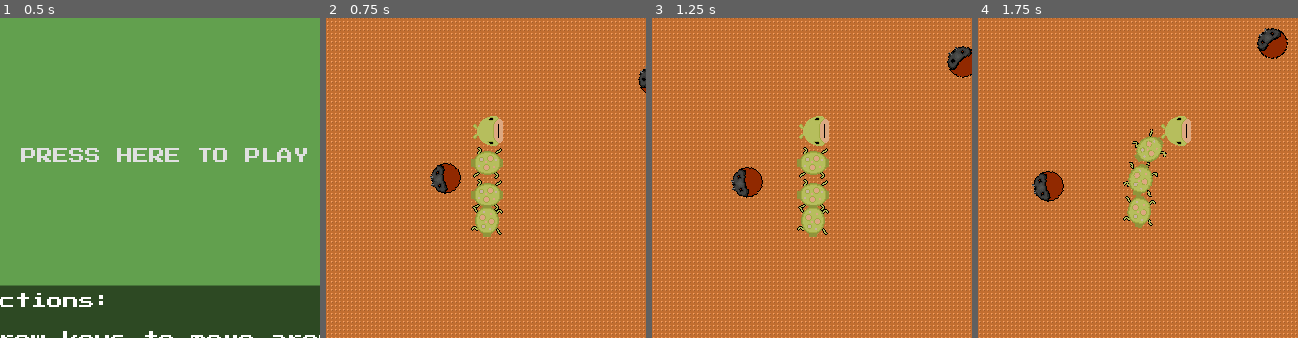
Above: before the commit, frames 1-4 (left to right).
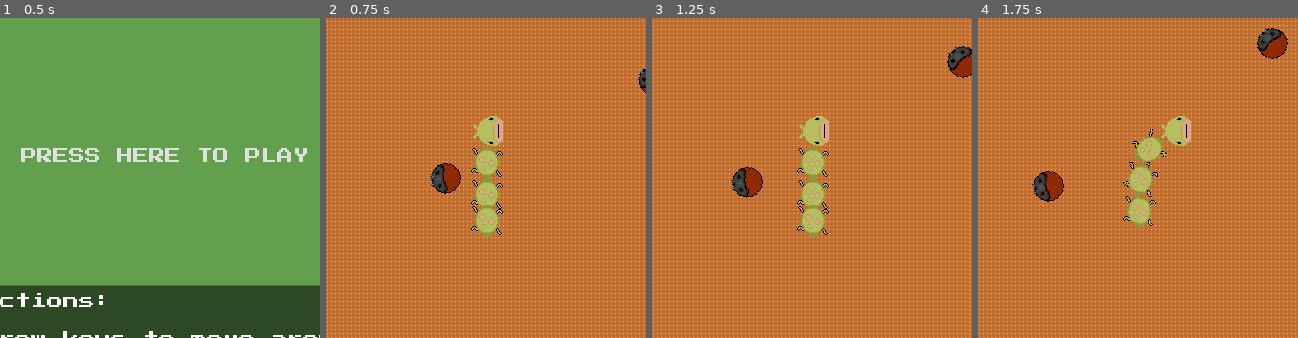
Above: after the commit, the same moments.

Repository: thatnick/grow-grow
Game: Godot game, scene res://scenes/Start.tscn
Two runs of this game, one before a commit and one after it. Both use one fixed random seed, a clock stepped at 60 frames per second and the inputs below.
Inputs:
- Up to frame 1 (0.5 s): no input
- Up to frame 2 (0.75 s): click "PRESS HERE TO PLAY" at 0.5 s
- Up to frame 3 (1.25 s): no input
- Up to frame 4 (1.75 s): hold Right (ui_right) from 1.28 s (still down)
The pictures show only the part of the screen within x 25-75%, y 32-82%; the shares and areas given below are measured in that part.

Frame 1 is identical in both runs. In frame 2, 1.1% of the frame differs, in the area x 45-56%, y 40-61%; in frame 3, 1.1%; in frame 4, nothing differs.

Commit message:
Fix starting angle of tail pieces (which I broke)

Diff:
--- a/scripts/Tail.gd
+++ b/scripts/Tail.gd
@@ -2,26 +2,22 @@
 
 const GAP = 32
 
-var parent_pos = Vector2()
-var pos = Vector2()
-var direction = Vector2()
-var velocity = Vector2(0,0)
+func _ready():
+	var next_child_up = get_parent().get_child(self.get_position_in_parent() - 1)
+	var direction = position.direction_to(next_child_up.position)
+
+	set_rotation(direction.angle())
 
 func _physics_process(delta):
-	var parent = get_parent().get_child(self.get_position_in_parent() - 1)
-	#get the child before me and make its position my parent's postion
-	parent_pos = parent.position
+	var next_child_up = get_parent().get_child(self.get_position_in_parent() - 1)
+	var dist_to_parent = position.distance_to(next_child_up.position)
+	var direction = position.direction_to(next_child_up.position)
 
-	pos = position
-	direction = pos.direction_to(parent_pos)
+	if dist_to_parent > GAP:
+		var velocity = direction.normalized()
+		var speed_multiplier = dist_to_parent - GAP if dist_to_parent - GAP >= 1 else 1
 
-	var dist_to_parent = pos.distance_to(parent_pos)
-	#if my distance from parent is greater than GAP: change velocity to move me towards parent
-	if dist_to_parent > GAP:
-		velocity = direction.normalized()
 		set_rotation(direction.angle())
-		var speed_multiplier = dist_to_parent - GAP if dist_to_parent - GAP >= 1 else 1
-		print("multi " + str(speed_multiplier))
 		velocity = move_and_slide(velocity * (get_parent().speed * speed_multiplier))
 
 func hit():
--- a/scripts/player.gd
+++ b/scripts/player.gd
@@ -1,17 +1,8 @@
 extends Node
 
 var tail = preload("res://scenes/Tail.tscn")
-
-#const SPEED_FACTOR = 1.1
 var speed  = 80
 var score = 0
-
-#func _ready():
-#	_update_speed()
-#
-#func _physics_process(delta):
-#	_update_speed()
-
 
 func _on_Collectable_collected(value):
 	score += value
@@ -24,6 +15,3 @@
 	new_tail.position = last_tail.position + offset
 	speed += 3
 	add_child(new_tail)
-
-#func _update_speed():
-#	speed = get_child_count() * SPEED_FACTOR if get_child_count() > 4  else 4 * SPEED_FACTOR
